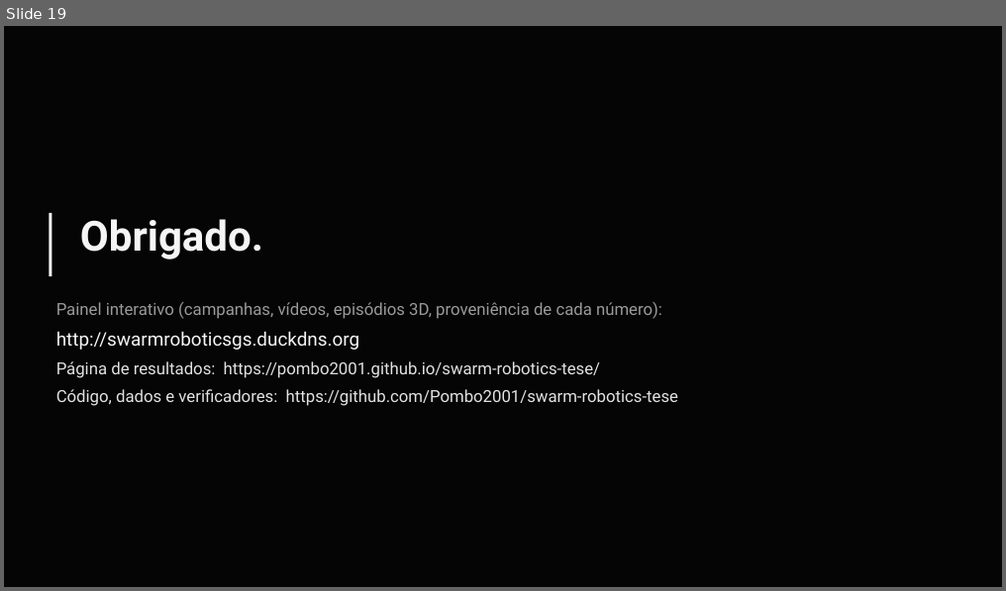
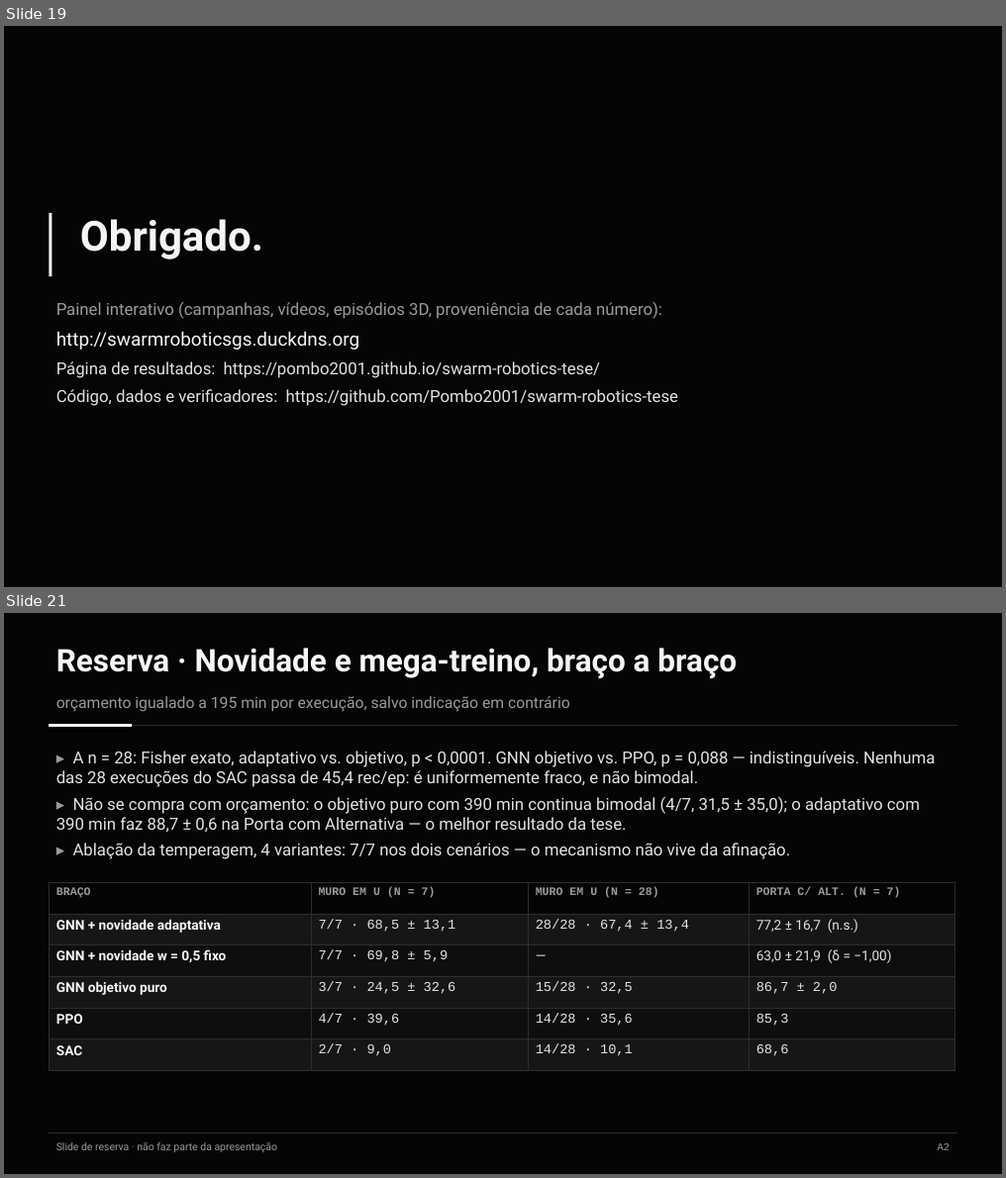
Before and after one commit to Pombo2001/swarm-robotics-tese, a slide deck: Defesa/slides_defesa.pptx. Shown one above the other, each under a label of ours: slide 19 before the commit, slides 19 and 21 after it; the slides between them are not shown. The pictures are 1006x591 and 1006x1178 pixels, drawn with LibreOffice and Linux fonts; fonts in the diff are those of the drawing. Boxes give left, top, right and bottom in pixels: in the first picture for what was removed or moved away, otherwise in the second. Text is boxed around its words. In the diff, an @@ line names an element or a change of style, - is before the commit and + after.

```diff
--- a/Defesa/slides_defesa.pptx
+++ b/Defesa/slides_defesa.pptx
@@ slide 21 added at [4,613,1002,1174], background #FFFFFF @@
@@ rectangle added at [4,613,1002,1174], fill #050505 @@
@@ text added at [56,648,737,678], 30 pt, text #F5F5F5, bold @@
+Reserva · Novidade e mega-treino, braço a braço
@@ text added at [56,696,570,712], 15 pt, text #9A9A9A @@
+orçamento igualado a 195 min por execução, salvo indicação em contrário
@@ line added from (49, 725) to (957, 725), #2E2E2E 0.75 pt @@
@@ line added from (49, 725) to (132, 725), #F5F5F5 2.5 pt @@
@@ text added at [56,751,935,860], 16 pt, text #E2E2E2 @@
+▸ A n = 28: Fisher exato, adaptativo vs. objetivo, p < 0,0001. GNN objetivo vs. PPO, p = 0,088 — indistinguíveis. Nenhuma das 28 execuções do SAC passa de 45,4 rec/ep: é uniformemente fraco, e não bimodal.
+▸ Não se compra com orçamento: o objetivo puro com 390 min continua bimodal (4/7, 31,5 ± 35,0); o adaptativo com 390 min faz 88,7 ± 0,6 na Porta com Alternativa — o melhor resultado da tese.
+▸ Ablação da temperagem, 4 variantes: 7/7 nos dois cenários — o mecanismo não vive da afinação.
@@ table added at [49,882,954,1071], 6 rows, 4 columns @@
+BRAÇO | MURO EM U (N = 7) | MURO EM U (N = 28) | PORTA C/ ALT. (N = 7)
+GNN + novidade adaptativa | 7/7 · 68,5 ± 13,1 | 28/28 · 67,4 ± 13,4 | 77,2 ± 16,7 (n.s.)
+GNN + novidade w = 0,5 fixo | 7/7 · 69,8 ± 5,9 | — | 63,0 ± 21,9 (δ = −1,00)
+GNN objetivo puro | 3/7 · 24,5 ± 32,6 | 15/28 · 32,5 | 86,7 ± 2,0
+PPO | 4/7 · 39,6 | 14/28 · 35,6 | 85,3
+SAC | 2/7 · 9,0 | 14/28 · 10,1 | 68,6
@@ line added from (49, 1134) to (957, 1134), #2E2E2E 0.75 pt @@
@@ text added at [56,1143,278,1153], 10 pt, text #9A9A9A @@
+Slide de reserva · não faz parte da apresentação
@@ text added at [938,1144,950,1151], 10 pt, text #9A9A9A @@
+A2
```
Also in this commit, not shown: 4 slides changed, 5 other slides added, 6 other files.
